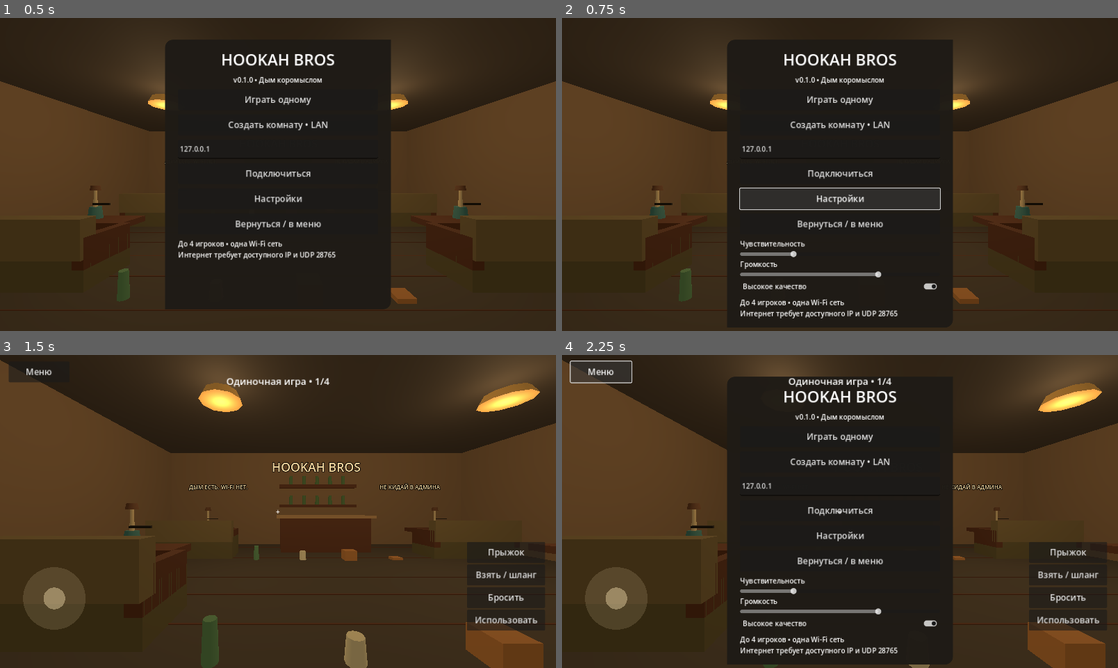
Above: before the commit, frames 1-4 (two rows, left to right).
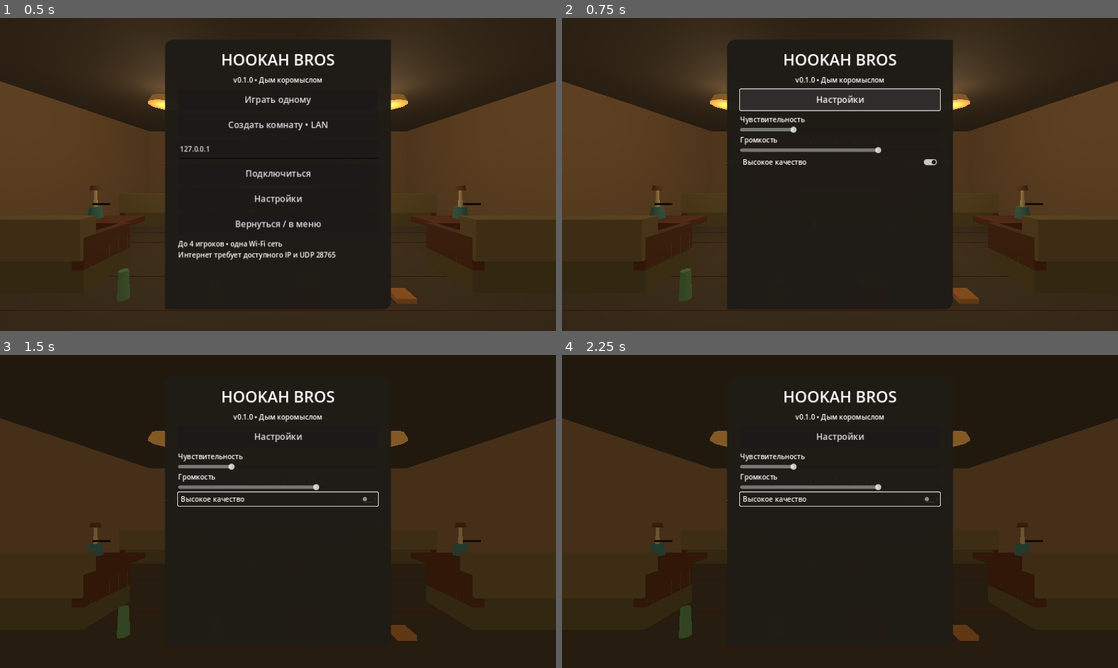
Above: after the commit, the same moments.

Repository: supportkadi-sudo/-
Game: Godot game, scene res://scenes/main.tscn
Two runs of this game, one before a commit and one after it. Both use one fixed random seed, a clock stepped at 60 frames per second and the inputs below.
Inputs (mouse positions are in pixels of both pictures, inside the frame that each line leads up to):
- Up to frame 1 (0.5 s): no input
- Up to frame 2 (0.75 s): click "Настройки" at 0.5 s
- Up to frame 3 (1.5 s): click "Играть одному" (after the commit: "Высокое качество") at 1.25 s
- Up to frame 4 (2.25 s): click (600, 370) at 2 s, where only the run before the commit has a clickable "Меню"

Frame 1 is identical in both runs. In frame 2, 4.4% of the frame differs, in the area x 29-71%, y 22-98%; in frame 3, 43%, in the area x 0-100%, y 0-100%; in frame 4, 20%.

Commit message:
Fix Android configuration hang and verify authoritative LAN sessions

Diff:
--- a/scripts/ui.gd
+++ b/scripts/ui.gd
@@ -70,7 +70,8 @@
     ip.custom_minimum_size.y = 44
     column.add_child(ip)
     button(column,"Подключиться",func(): join.emit(ip.text.strip_edges()))
-    button(column,"Настройки",func(): settings.visible = not settings.visible)
+    var settings_button := button(column,"Настройки",_toggle_settings)
+    settings_button.name = "SettingsButton"
     button(column,"Вернуться / в меню",func():
         if playing:
             leave.emit()
@@ -119,7 +120,8 @@
         var kind: String = pair[1]
         button(buttons,pair[0],func(): action.emit(kind))
     joystick = Control.new()
-    joystick.position = Vector2(125,560)
+    joystick.set_anchors_and_offsets_preset(Control.PRESET_BOTTOM_LEFT)
+    joystick.position = Vector2(125,-130)
     joystick.mouse_filter = Control.MOUSE_FILTER_IGNORE
     joystick.draw.connect(func():
         joystick.draw_circle(Vector2.ZERO,72,Color(0.82,0.74,0.57,0.18))
@@ -149,6 +151,14 @@
     s.value_changed.connect(callback)
     parent.add_child(s)
 
+func _toggle_settings() -> void:
+    settings.visible = not settings.visible
+    var column := menu.get_child(0)
+    for child in column.get_children():
+        if child == settings or child.get_index() < 2 or child.name == "SettingsButton":
+            continue
+        child.visible = not settings.visible
+
 func save() -> void:
     var cfg := ConfigFile.new()
     cfg.set_value("controls","sensitivity",sensitivity)
@@ -169,6 +179,8 @@
 func set_playing(value: bool) -> void:
     playing=value
     paused=false
+    if settings.visible:
+        _toggle_settings()
     menu.visible=not value
     hud.visible=value
     reset_touch()
--- a/tests/capture.gd
+++ b/tests/capture.gd
@@ -18,6 +18,9 @@
         push_error("Main scene was not loaded")
         quit(1)
         return
+    DirAccess.make_dir_recursive_absolute(ProjectSettings.globalize_path("res://artifacts"))
+    await RenderingServer.frame_post_draw
+    root.get_texture().get_image().save_png("res://artifacts/menu.png")
     main.call("_solo")
     for frame in range(20):
         await process_frame
--- a/tests/configure_android.gd
+++ b/tests/configure_android.gd
@@ -16,6 +16,5 @@
     var settings := EditorInterface.get_editor_settings()
     settings.set_setting("export/android/android_sdk_path", sdk)
     settings.set_setting("export/android/java_sdk_path", java)
-    settings.save()
     print("ANDROID_EXPORT_SETTINGS_OK sdk=", sdk, " java=", java)
     quit(0)
Not shown, changed: .github/workflows/android.yml
Not shown, changed: .github/workflows/smoke.yml
